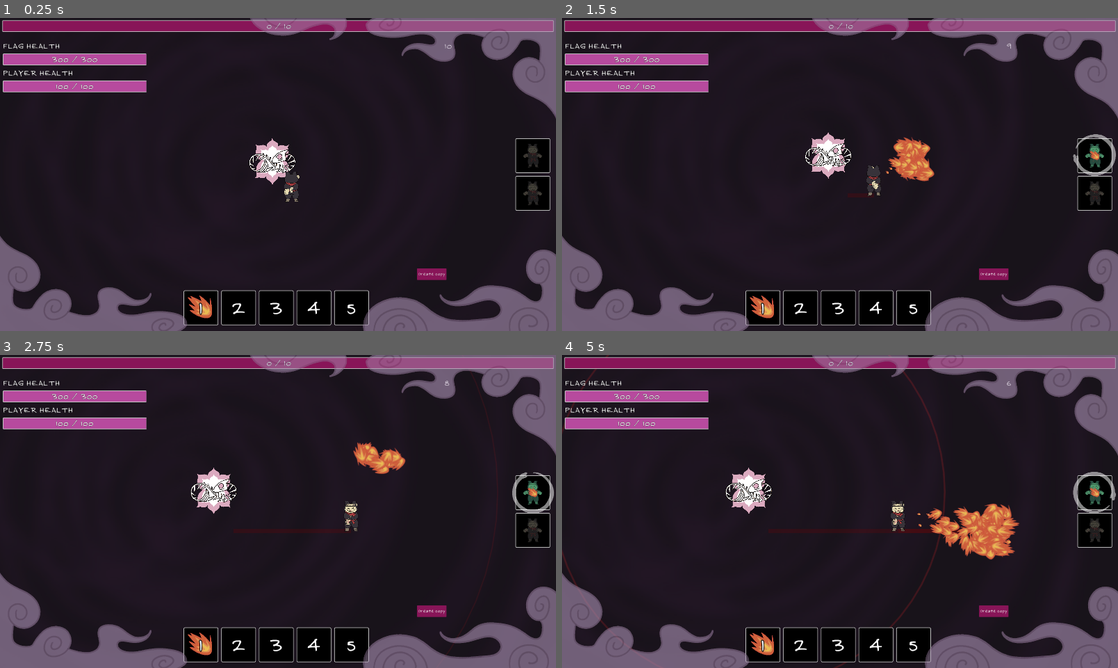
Above: before the commit, frames 1-4 (two rows, left to right).
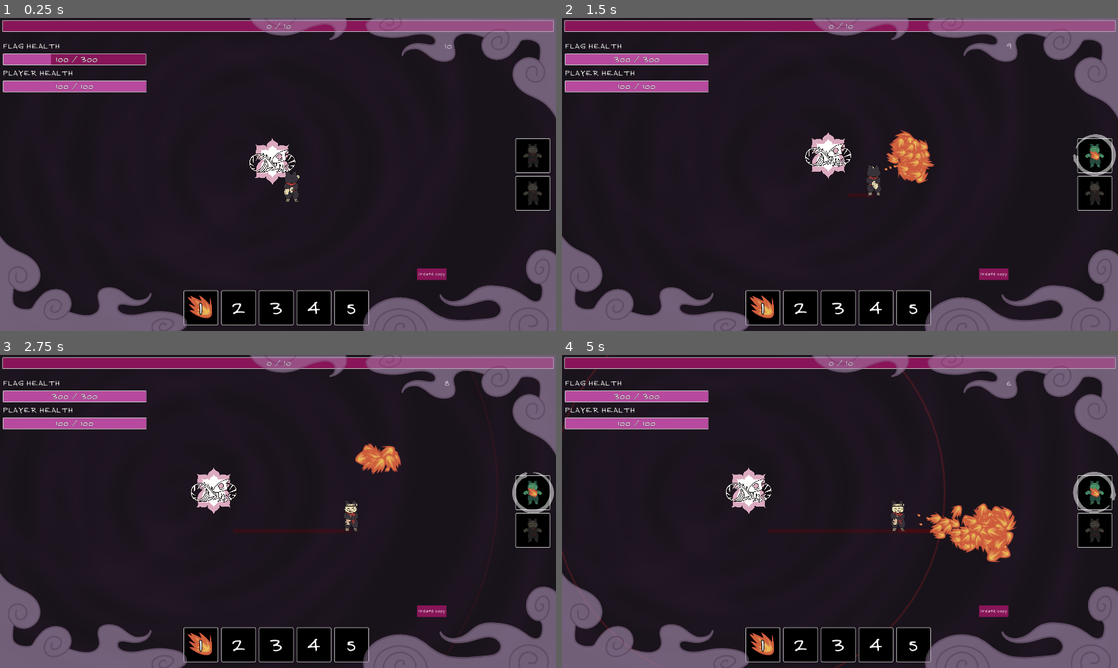
Above: after the commit, the same moments.

Repository: duckenclaw/gmtk2025
Game: Godot game, scene res://src/game/game.tscn
The game is run twice, just before and just after one commit, with the same random seed, the same clock (stepped at 60 frames per second) and the same inputs.
Inputs (mouse positions are in pixels of both pictures, inside the frame that each line leads up to):
- Up to frame 1 (0.25 s): no input
- Up to frame 2 (1.5 s): click "Create copy" at 0.5 s; move the mouse to (962, 158) at 1.27 s; press the mouse at (962, 158) at 1.28 s; hold Right (ui_right) from 1.28 s (still down)
- Up to frame 3 (2.75 s): release Right (ui_right) at 2 s; release the mouse at (400, 495) at 2 s; drag from (166, 527) to (361, 517) at 2.02 s
- Up to frame 4 (5 s): move the mouse to (895, 442) at 2.77 s; press the mouse at (895, 442) at 2.78 s; hold Right (ui_right) 2.78-3.5 s; release the mouse at (895, 442) at 3.5 s; drag from (812, 574) to (979, 517) at 3.52 s; move the mouse to (1006, 558) at 4.27 s; press the mouse at (1006, 558) at 4.28 s; hold Left (ui_left) from 4.28 s (still down)

The runs differ from the first frame. In frame 1, 0.6% of the frame differs, in the area x 9-27%, y 11-16%; in frame 2, 0.7%; in frame 3, 0.4%; in frame 4, 1.4%, in the area x 63-83%, y 47-67%.

Commit message:
added player death

Diff:
--- a/src/game/game.gd
+++ b/src/game/game.gd
@@ -1,13 +1,14 @@
 extends Node2D
 class_name Game
 
+const PLAYER = preload("uid://cni2a6p1fkqef")
 
+var player: Player
 
 @onready var game_map: GameMap = $GameMap
 @onready var game_ui: GameUi = $GameUi
 @onready var camera: Camera2D = $Camera2D
 
-@onready var player: Player = $GameMap/Player
 @onready var flag: Area2D = $GameMap/Flag
 
 @onready var recorder_area: RecorderArea = $RecorderArea
@@ -19,15 +20,22 @@
 func _ready() -> void:
 	Ref.particle_layer = particle_layer
 	Ref.recorder = recorder_area
+	spawn_player()
 
-	player.player_health_changed.connect(game_ui.player_health_changed)
-	player.player_died
 
 	flag.origin_health_changed.connect(game_ui.flag_health_changed)
 
 	State.loop_restarted.connect(update_current_action)
 	State.start_loop()
 
+func spawn_player():
+	player = PLAYER.instantiate()
+	game_map.add_child(player)
+	player.player_health_changed.connect(game_ui.player_health_changed)
+	player.player_died.connect(on_player_died)
+
+func on_player_died():
+	pass
 
 func _process(delta: float) -> void:
 	update_camera(delta)
@@ -51,6 +59,9 @@
 		upgrade_menu.entrance()
 
 func update_camera(delta: float):
+	if not is_instance_valid(player):
+		return
+
 	var target = player.global_position / 2.0
 	var distance = target.distance_to(camera.global_position)
 	camera.global_position = lerp(camera.global_position, target, 0.1 * delta * distance)
--- a/src/game/game.tscn
+++ b/src/game/game.tscn
@@ -10,7 +10,6 @@
 [ext_resource type="Resource" uid="uid://bktkemr278g2d" path="res://src/enemies/resources/waves/wave_heavy.tres" id="7_eveok"]
 [ext_resource type="Resource" uid="uid://bmlldxi7p35u5" path="res://src/enemies/resources/waves/wave_fast.tres" id="8_evl7j"]
 [ext_resource type="Resource" uid="uid://b0f6p300g2kgj" path="res://src/enemies/resources/waves/wave_mixed.tres" id="9_6m1pf"]
-[ext_resource type="PackedScene" uid="uid://cni2a6p1fkqef" path="res://src/player/player.tscn" id="10_ov5gv"]
 [ext_resource type="PackedScene" uid="uid://btex0cib7sk1l" path="res://src/map/enemy_spawners.tscn" id="13_xniy2"]
 [ext_resource type="PackedScene" uid="uid://cov5v1yloo3ev" path="res://src/map/flag.tscn" id="20_nhcde"]
 [ext_resource type="Script" uid="uid://bjena0veuadfu" path="res://src/game/recorder_area.gd" id="21_7liwe"]
@@ -56,9 +55,6 @@
 script = ExtResource("4_x1f1g")
 wave_configs = Array[ExtResource("5_72t65")]([ExtResource("6_xowm4"), ExtResource("7_eveok"), ExtResource("8_evl7j"), ExtResource("9_6m1pf")])
 
-[node name="Player" parent="GameMap" instance=ExtResource("10_ov5gv")]
-position = Vector2(79, -3)
-
 [node name="EnemySpawners" parent="GameMap" instance=ExtResource("13_xniy2")]
 
 [node name="Flag" parent="GameMap" instance=ExtResource("20_nhcde")]
--- a/src/game/player_config.gd
+++ b/src/game/player_config.gd
@@ -3,6 +3,7 @@
 
 var is_copy: bool = false
 
+@export var invinsibility_time: float = 0.3
 @export var max_health: float = 100.0
 @export var speed: float = 300.0
 @export var damage_mult: float = 1.0
--- a/src/game/state.gd
+++ b/src/game/state.gd
@@ -17,7 +17,7 @@
 
 # FLAG
 var flag_max_health: float = 300.0
-var flag_regen: float = 20.0
+var flag_regen: float = 10.0
 
 # COPIES
 var max_copies: int = 2
--- a/src/map/flag.gd
+++ b/src/map/flag.gd
@@ -13,10 +13,6 @@
 func _on_invincibility_timer_timeout():
 	#print("flag not invincible")
 	is_invincible = false
-
-func _process(delta: float) -> void:
-	current_health += State.flag_regen * delta
-	origin_health_changed.emit(current_health)
 
 func take_damage(incoming_damage: float):
 	if is_invincible:
@@ -35,3 +31,17 @@
 		ParticlePool.ParticleType.FLAG_TAKES_DAMAGE,
 		incoming_damage
 		)
+
+
+
+func _on_regen_timer_timeout() -> void:
+	var regen = State.flag_regen
+	if current_health < State.flag_max_health:
+		ParticlePool.spawn_number_particle(
+			global_position,
+			ParticlePool.ParticleType.FLAG_HEAL,
+			regen
+			)
+		current_health += regen
+
+	origin_health_changed.emit(current_health)
--- a/src/map/flag.tscn
+++ b/src/map/flag.tscn
@@ -21,7 +21,10 @@
 shape = SubResource("CircleShape2D_ljfuh")
 
 [node name="InvincibilityTimer" type="Timer" parent="."]
-wait_time = 0.001
 one_shot = true
 
+[node name="RegenTimer" type="Timer" parent="."]
+autostart = true
+
 [connection signal="timeout" from="InvincibilityTimer" to="." method="_on_invincibility_timer_timeout"]
+[connection signal="timeout" from="RegenTimer" to="." method="_on_regen_timer_timeout"]
--- a/src/player/player.gd
+++ b/src/player/player.gd
@@ -25,6 +25,7 @@
 @export var selected_action_index: int = 0
 
 var is_dead: bool = false
+var invinsibility_start: float = 0.0
 var health: float = 0.0
 var velocity: Vector2
 
@@ -48,7 +49,8 @@
 @onready var right_hand_front_top: Sprite2D = $HandsTopFront/RightHandFront
 
 
-
+@onready var pick_up_area: PickUpArea = $PickUpArea
+@onready var collision_shape_2d: CollisionShape2D = $CollisionShape2D
 
 func _ready() -> void:
 	if !is_copy:
@@ -67,11 +69,16 @@
 	State.loop_restarted.connect(loop_restarted)
 
 func loop_restarted():
+	global_position = State.PLAYER_SPAWN_POINT
+
 	if is_copy: return
+
+	if is_dead:
+		queue_free()
+		return
 
 	selected_action_index = State.pending_selected_action_index
 	set_action(actions[selected_action_index])
-	global_position = State.PLAYER_SPAWN_POINT
 	stop_recording()
 	start_recording()
 
@@ -89,6 +96,9 @@
 	update_visuals()
 
 func _physics_process(delta: float) -> void:
+	if is_dead:
+		return
+
 	global_position += velocity * delta
 	velocity = Drag.drag(velocity)
 
@@ -111,6 +121,9 @@
 		position_history.append(global_position)
 
 func accept_command(command: Command):
+	if is_dead:
+		return
+
 	if is_recording:
 		var since_start = get_ticks_sec() - start_of_recording
 		history.append(SavedCommand.new(since_start, command))
@@ -122,15 +135,26 @@
 		position += command.direction * command.delta * player_config.speed
 
 func take_damage(damage: float):
+	if Time.get_ticks_msec() / 1000.0 - invinsibility_start < player_config.invinsibility_time:
+		return
+	if is_dead:
+		return
+
 	health -= damage
+	invinsibility_start = Time.get_ticks_msec() / 1000.0
+
+	ParticlePool.spawn_number_particle(
+		global_position,
+		ParticlePool.ParticleType.PLAYER_TAKES_DAMAGE,
+		damage
+		)
+
 	if health <= 0.0:
 		health = 0.0
-		if not is_copy:
-			player_health_changed.emit(health)
-			die()
-	else:
-		if not is_copy:
-			player_health_changed.emit(health)
+	if not is_copy:
+		player_health_changed.emit(health)
+	if health == 0.0:
+		die()
 
 func take_impulse(impulse: Vector2):
 	velocity += impulse * Drag.COMMON_IMPULSE_MULTIPLIER
@@ -150,12 +174,19 @@
 func die():
 	is_dead = true
 	stop_recording()
+
+	actions_node.queue_free()
+
 	hands_bottom_back.hide()
 	hands_bottom_front.hide()
 	hands_top_back.hide()
 	hands_top_front.hide()
 	player_sprite.hide()
 	dead_sprite.show()
+
+	collision_shape_2d.queue_free()
+	pick_up_area.queue_free()
+
 	player_died.emit()
 
 func get_ticks_sec() -> float:
--- a/src/ui/numbers/number_change_particle.gd
+++ b/src/ui/numbers/number_change_particle.gd
@@ -11,8 +11,16 @@
 var cumulative_delta: float = 0.0
 
 
-func setup(g_pos: Vector2, res: ParticlePool.ParticleType, amount: float):
+func setup(g_pos: Vector2, type: ParticlePool.ParticleType, amount: float):
 	$Label.text = str(int(amount))
+
+	var color = Color.WHITE
+	if type == ParticlePool.ParticleType.PLAYER_TAKES_DAMAGE or type == ParticlePool.ParticleType.FLAG_TAKES_DAMAGE:
+		color = Color.DARK_RED
+	if type == ParticlePool.ParticleType.PLAYER_HEAL or type == ParticlePool.ParticleType.FLAG_HEAL:
+		color = Color.DARK_GREEN
+
+	$Label.set("theme_override_colors/font_color", color)
 
 	global_position = g_pos
 	position.x -= 100
--- a/src/ui/numbers/number_change_particle.tscn
+++ b/src/ui/numbers/number_change_particle.tscn
@@ -4,6 +4,7 @@
 
 [node name="NumberChangeParticle" type="CenterContainer"]
 custom_minimum_size = Vector2(200, 0)
+anchors_preset = -1
 offset_right = 1.0
 offset_bottom = 23.0
 mouse_filter = 2
--- a/src/ui/numbers/particle_pool.gd
+++ b/src/ui/numbers/particle_pool.gd
@@ -13,13 +13,13 @@
 
 var stashed_change_particles: Array[NumberChangeParticle]
 
-func spawn_number_particle(g_pos: Vector2, res: ParticleType, amount: float):
+func spawn_number_particle(g_pos: Vector2, type: ParticleType, amount: float):
 	if stashed_change_particles.is_empty():
-		stashed_change_particles.append(create_number_particle(res, amount))
+		stashed_change_particles.append(create_number_particle(type, amount))
 		#print("created new particle")
 
 	var particle: NumberChangeParticle = stashed_change_particles.pop_back()
-	particle.setup(g_pos, res, amount)
+	particle.setup(g_pos, type, amount)
 
 func create_number_particle(res: ParticleType, amount: float) -> NumberChangeParticle:
 	var particle: NumberChangeParticle = NUMBER_CHANGE_PARTICLE.instantiate()
--- a/src/upgrades/upgrade_menu.tscn
+++ b/src/upgrades/upgrade_menu.tscn
@@ -7,6 +7,7 @@
 script = ExtResource("1_ughgq")
 
 [node name="ColorRect" type="ColorRect" parent="."]
+anchors_preset = -1
 offset_left = -36.0
 offset_top = -28.0
 offset_right = 1998.0
@@ -14,7 +15,7 @@
 color = Color(0, 0, 0, 0.47843137)
 
 [node name="CenterContainer2" type="CenterContainer" parent="."]
-anchors_preset = 10
+anchors_preset = -1
 anchor_right = 1.0
 offset_left = 7.0
 offset_top = 123.0
@@ -32,7 +33,9 @@
 
 [node name="HintLabel" type="Label" parent="CenterContainer2/VBoxContainer"]
 layout_mode = 2
-text = "Attention! Upgrades are applied only to you and your NEW shadows"
+text = "Attention! Upgrades are applied only to you and your NEW shadows!
+Replace your old shadows to be more effective"
+horizontal_alignment = 1
 
 [node name="CenterContainer" type="CenterContainer" parent="."]
 anchors_preset = 15
Not shown: 1 places in src/game/game.tscn that only renumber resources
